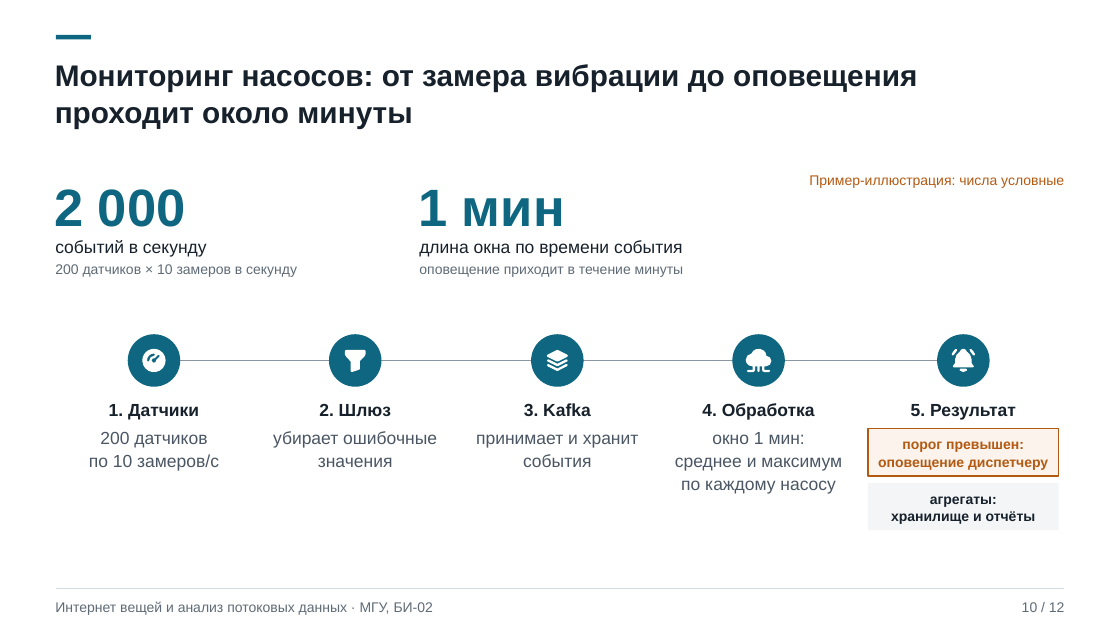
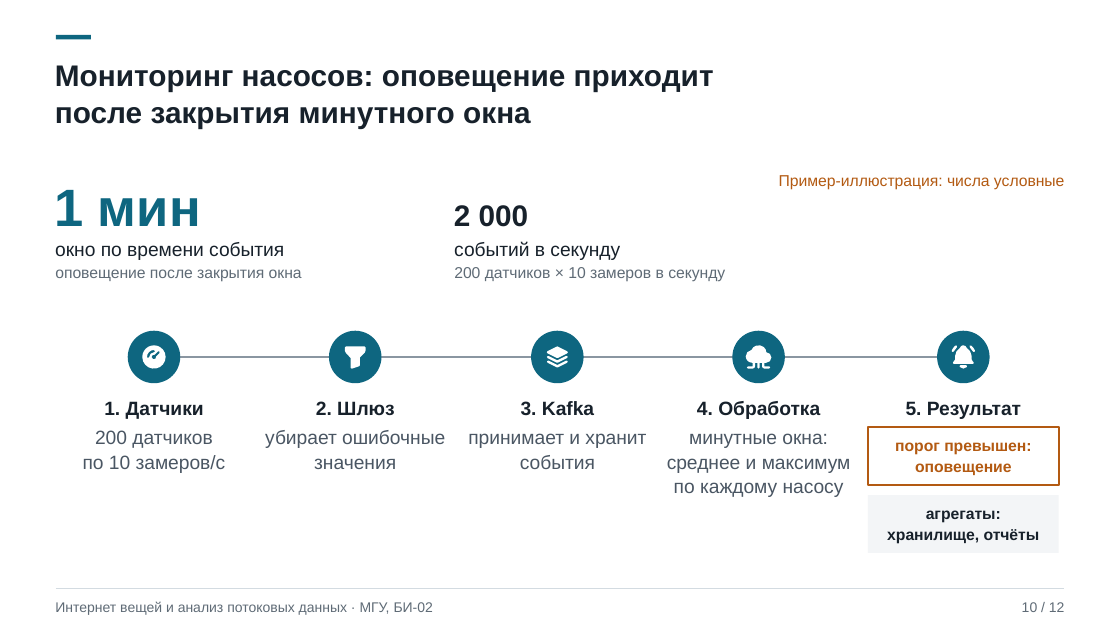
Before and after one commit to shualyyy/downloads-sorter, a slide deck: slide 10 of presentation-iot-streaming/Интернет вещей и анализ потоковых данных.pptx. Drawn at 1120x630 pixels with LibreOffice and Linux fonts; fonts in the diff are those of the drawing. Boxes give left, top, right and bottom in pixels: in the first picture for what was removed or moved away, otherwise in the second. Text is boxed around its words. In the diff, an @@ line names an element or a change of style, - is before the commit and + after.

```diff
--- a/presentation-iot-streaming/Интернет вещей и анализ потоковых данных.pptx
+++ b/presentation-iot-streaming/Интернет вещей и анализ потоковых данных.pptx
@@ text at (55,65,714,129): text changed @@
-Мониторинг насосов: от замера вибрации до оповещения
-проходит около минуты
+Мониторинг насосов: оповещение приходит
+после закрытия минутного окна
@@ text "Пример-иллюстрация: числа условные": place and size @@
-text "Пример-иллюстрация: числа условные" at (809,175,1064,188)
+text "Пример-иллюстрация: числа условные" at (779,175,1065,190)
@@ text "Пример-иллюстрация: числа условные" at (779,175,1065,190): size 12 to 13.5 pt @@
@@ text at (54,190,201,226): text changed @@
-2 000
+1 мин
@@ text at (454,205,529,227): text changed; size 45 to 25.5 pt; text colour #0E6680 to #17212B @@
-1 мин
+2 000
@@ size 15 to 16.5 pt in 6 elements at (316,401,394,415), (521,401,594,416), (104,401,204,419), (697,401,820,419), (906,401,1021,419), (454,241,620,260) @@
@@ text "событий в секунду": place and size @@
-text "событий в секунду" at (55,240,207,257)
+text "событий в секунду" at (454,241,620,260)
@@ text at (55,242,284,260): text changed; size 15 to 16.5 pt @@
-длина окна по времени события
+окно по времени события
@@ text added at (55,269,302,282), 13.5 pt, text #5F6B76 @@
+оповещение после закрытия окна
@@ text removed at (419,266,684,277) @@
-оповещение приходит в течение минуты
@@ text "200 датчиков × 10 замеров ..." at (454,267,725,282): size 12 to 13.5 pt @@
@@ text "200 датчиков × 10 замеров ...": place and size @@
-text "200 датчиков × 10 замеров ..." at (55,264,297,277)
+text "200 датчиков × 10 замеров ..." at (454,267,725,282)
@@ freeform shape at (154,357,964,358): outline redrawn @@
@@ 8 freeform shapes: place and size @@
-8 freeform shapes at (142,349,975,373)
+8 freeform shapes at (142,344,975,369)
@@ size 15 to 16.5 pt; line spacing 19.5pt to 21pt in 3 elements at (468,433,646,469), (265,430,445,469), (83,430,226,473) @@
@@ text "убирает ошибочные значения": place and size @@
-text "убирает ошибочные значения" at (273,431,437,467)
+text "убирает ошибочные значения" at (265,430,445,469)
@@ text "принимает и хранит события": place and size @@
-text "принимает и хранит события" at (476,434,639,467)
+text "принимает и хранит события" at (468,433,646,469)
@@ text at (667,433,851,497): text changed; size 15 to 16.5 pt @@
-окно 1 мин:
-среднее и максимум
-по каждому насосу
+минутные окна:
+среднее и максимум
+по каждому насосу
@@ rectangle: place and size @@
-rectangle at (868,429,1059,476)
+rectangle at (868,427,1059,485)
@@ rectangle at (868,427,1059,485): fill #FBF3EC to #FFFFFF; outline #B35A12 1.13 pt to #B35A12 1.5 pt @@
@@ text at (895,442,1031,475): text changed; size 12 to 13.5 pt @@
-порог превышен:
-оповещение диспетчеру
+порог превышен:
+оповещение
@@ rectangle: place and size @@
-rectangle at (868,483,1059,530)
+rectangle at (868,496,1059,554)
@@ text at (887,510,1040,544): text changed; size 12 to 13.5 pt @@
-агрегаты:
-хранилище и отчёты
+агрегаты:
+хранилище, отчёты
```
Also in this commit, not shown: 11 other slides changed, 1 other file.
